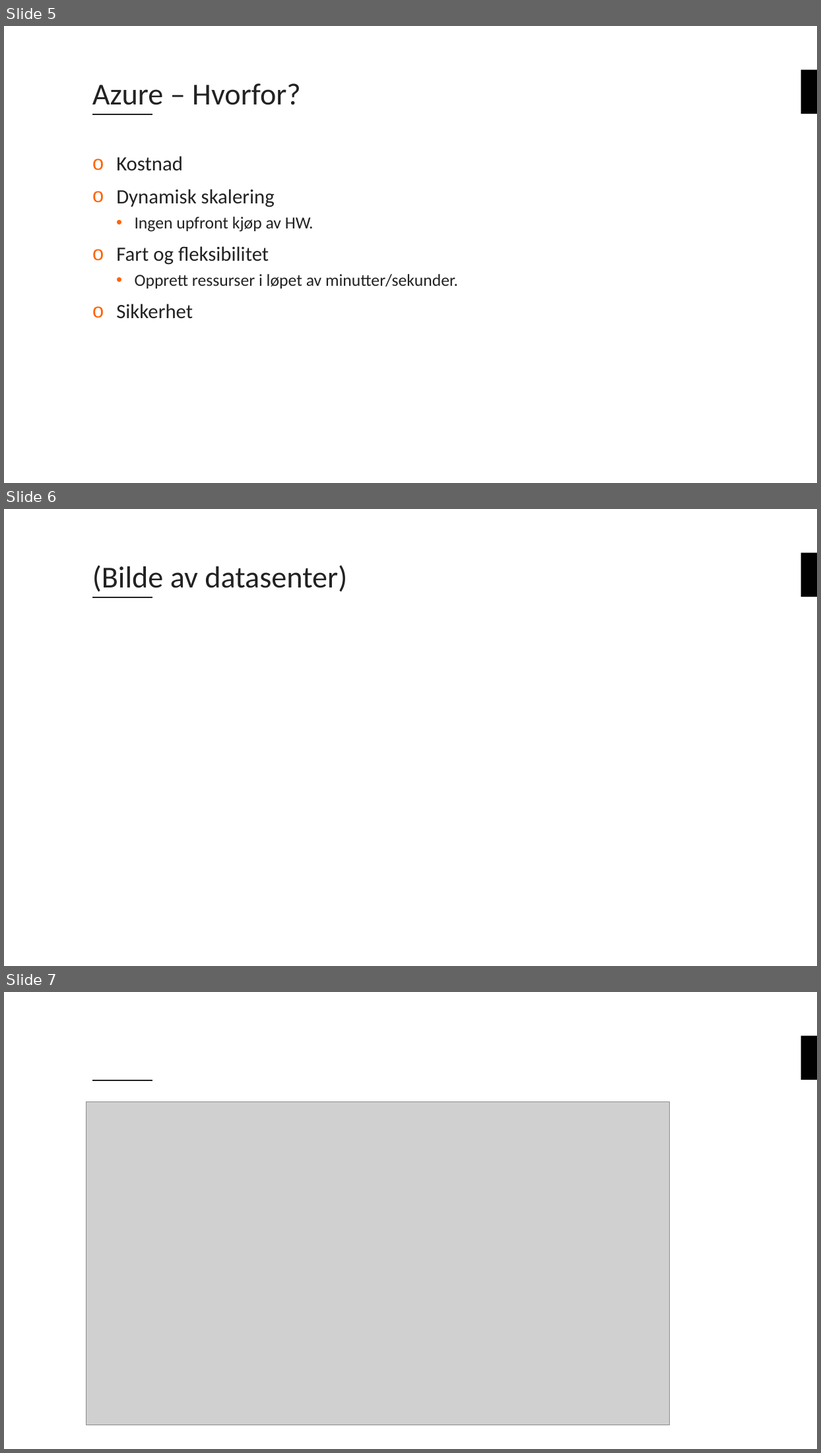
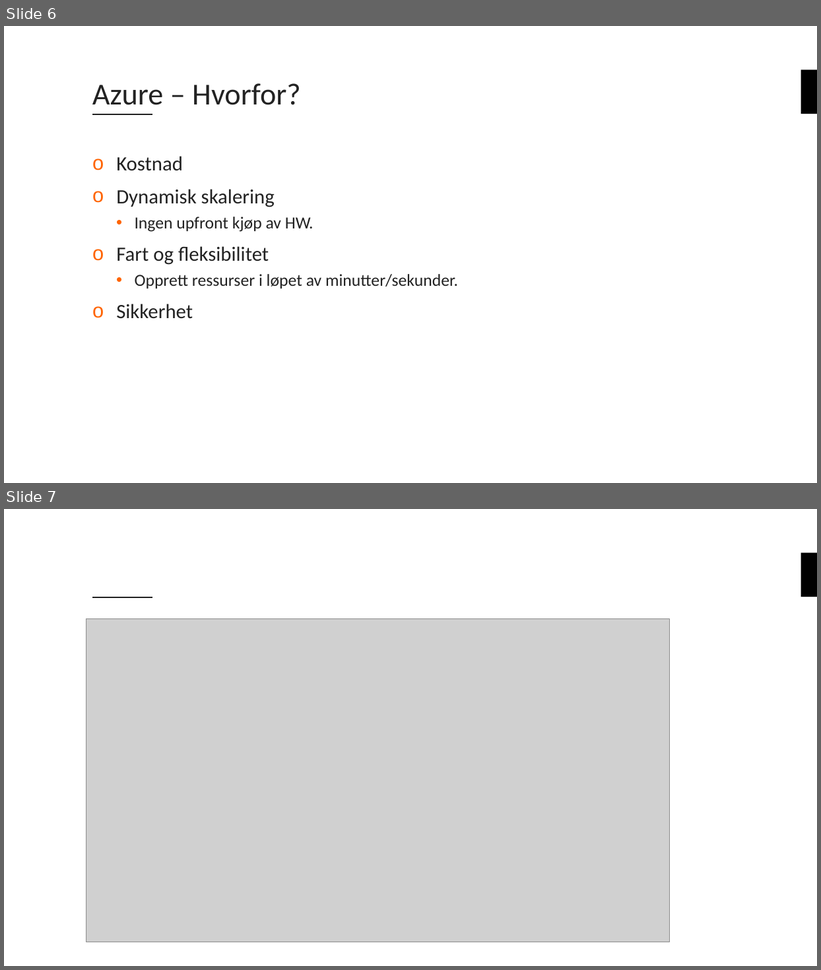
Before and after one commit to bouvet/azure-workshops, a slide deck: Workshop_1/Presentation/Azureskolen-Workshop#1.pptx. Shown one above the other, each under a label of ours: slides 5, 6 and 7 before the commit, slides 6 and 7 after it. The pictures are 821x1453 and 821x970 pixels, drawn with LibreOffice and Linux fonts; fonts in the diff are those of the drawing; grey boxes stand for pictures; background and template pictures are left out. Boxes give left, top, right and bottom in pixels: in the first picture for what was removed or moved away, otherwise in the second. Text is boxed around its words. In the diff, an @@ line names an element or a change of style, - is before the commit and + after.

```diff
--- a/Workshop_1/Presentation/Azureskolen-Workshop#1.pptx
+++ b/Workshop_1/Presentation/Azureskolen-Workshop#1.pptx
@@ slide 6 removed at [4, 509, 817, 966], background #FFFFFF; not listed: 2 template elements that a slide beside it also shows @@
@@ title removed at [92, 565, 347, 591] @@
-(Bilde av datasenter)
@@ what was slide 5 is now slide 6 @@
```
Also in this commit, not shown: 4 slides changed, 2 slides added.
